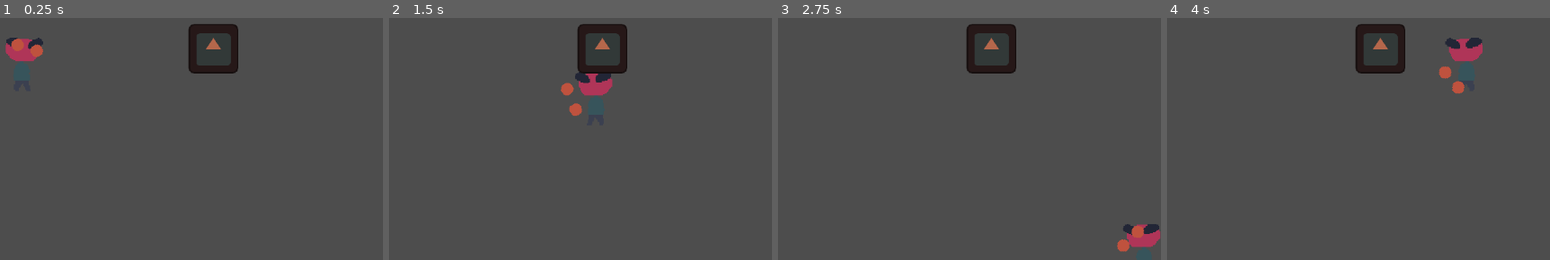
Above: before the commit, frames 1-4 (left to right).
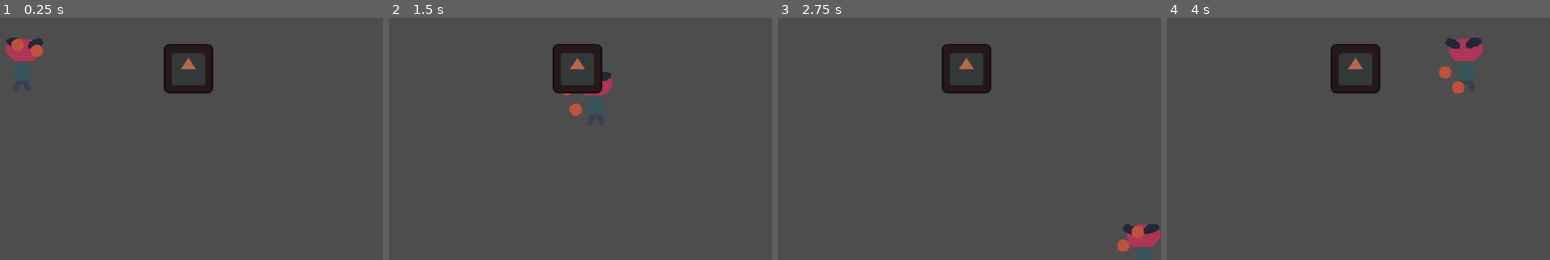
Above: after the commit, the same moments.

Repository: artemvandalovski/Salty-John
Game: Godot game, scene res://levels/Office.tscn
Two runs of this game, one before a commit and one after it. Both use one fixed random seed, a clock stepped at 60 frames per second and the inputs below. The engine's default icon, where the game draws it, is replaced by a stand-in: a white triangle on a blue panel in a dark square.
Inputs (mouse positions are in pixels of both pictures, inside the frame that each line leads up to):
- Up to frame 1 (0.25 s): no input
- Up to frame 2 (1.5 s): tap Enter at 0.5 s; move the mouse to (569, 39) at 0.52 s; hold D (right) 0.53-1.28 s; click (569, 39) at 0.6 s; move the mouse to (outside the picture) at 1.27 s; hold S (down) from 1.28 s (still down); right-click (outside the picture) at 1.35 s
- Up to frame 3 (2.75 s): move the mouse to (outside the picture) at 2.02 s; release S (down) at 2.03 s; hold D (right) from 2.03 s (still down); click (outside the picture) at 2.1 s
- Up to frame 4 (4 s): move the mouse to (outside the picture) at 2.77 s; release D (right) at 2.78 s; hold W (up) 2.78-3.53 s; right-click (outside the picture) at 2.85 s; move the mouse to (1404, 119) at 3.52 s; hold A (left) from 3.53 s (still down); click (1404, 119) at 3.6 s

The runs differ from the first frame. In frame 1, 4.1% of the frame differs, in the area x 42-63%, y 2-32%; in frame 2, 4.0%; in frame 3, 4.1%; in frame 4, 4.1%.

Commit message:
done hitbox

Diff:
--- a/common/damage/Hurtbox.gd
+++ b/common/damage/Hurtbox.gd
@@ -11,7 +11,7 @@
 	collision_layer = 5
 	collision_mask = 4
 
-func _on_area_entered(hitbox: Hitbox) -> void:
+func _on_area_entered(hitbox: Hitbox):
 	if hitbox == null or !hitbox.enabled:
 		return
 
--- a/enemies/Enemy.gd
+++ b/enemies/Enemy.gd
@@ -4,13 +4,5 @@
 @export var health := 3
 
 
-func _ready():
-	pass
-
-
-func _process(delta):
-	pass
-
-
 func take_damage(dmg: int):
 	print("Damage ", dmg)
--- a/levels/Office.tscn
+++ b/levels/Office.tscn
@@ -16,6 +16,4 @@
 position = Vector2(-4, 5)
 
 [node name="Dummy" parent="." instance=ExtResource("2_yd8qp")]
-position = Vector2(304, -16)
-collision_layer = 1
-script = null
+position = Vector2(264, 16)
--- a/player/fists/Fists.gd
+++ b/player/fists/Fists.gd
@@ -12,8 +12,6 @@
 
 @onready var l_fist = $LeftFist
 @onready var r_fist = $RightFist
-@onready var l_hitbox = $LeftFist/LeftHB
-@onready var r_hitbox = $RightFist/RightHB
 
 var l_charge = 0.0
 var r_charge = 0.0
@@ -44,9 +42,8 @@
 func charge(charge: float, delta):
 	return max(charge - CHARGE_RATE * delta, MAX_CHARGE)
 
-func punch(fist: Node2D, charge: float):
-	l_hitbox.enabled = true
+func punch(fist: Area2D, charge: float):
+	fist.enabled = true
 	var punch_tween = create_tween().set_trans(Tween.TRANS_QUINT).set_ease(Tween.EASE_OUT)
 	punch_tween.tween_property(fist, 'position:x', charge + PUNCH_DEPTH, 0.1)
 	punch_tween.tween_property(fist, 'position:x', 0, COOLDOWN)
-	l_hitbox.enabled = false
--- a/player/fists/Fists.tscn
+++ b/player/fists/Fists.tscn
@@ -11,22 +11,24 @@
 [node name="Fists" type="Node2D"]
 script = ExtResource("1_iai7p")
 
-[node name="LeftFist" type="Sprite2D" parent="."]
+[node name="LeftFist" type="Area2D" parent="."]
 position = Vector2(0, -16)
+script = ExtResource("3_h3f6g")
+enabled = false
+
+[node name="Sprite" type="Sprite2D" parent="LeftFist"]
 texture = ExtResource("2_v5aav")
 
-[node name="LeftHB" type="Area2D" parent="LeftFist"]
-script = ExtResource("3_h3f6g")
-
-[node name="CollisionShape2D" type="CollisionShape2D" parent="LeftFist/LeftHB"]
+[node name="CollisionShape2D" type="CollisionShape2D" parent="LeftFist"]
 shape = SubResource("CircleShape2D_m70bk")
 
-[node name="RightFist" type="Sprite2D" parent="."]
+[node name="RightFist" type="Area2D" parent="."]
 position = Vector2(0, 16)
+script = ExtResource("3_h3f6g")
+enabled = false
+
+[node name="Sprite" type="Sprite2D" parent="RightFist"]
 texture = ExtResource("2_v5aav")
 
-[node name="RightHB" type="Area2D" parent="RightFist"]
-script = ExtResource("3_h3f6g")
-
-[node name="CollisionShape2D" type="CollisionShape2D" parent="RightFist/RightHB"]
+[node name="CollisionShape2D" type="CollisionShape2D" parent="RightFist"]
 shape = SubResource("CircleShape2D_1bpkb")
